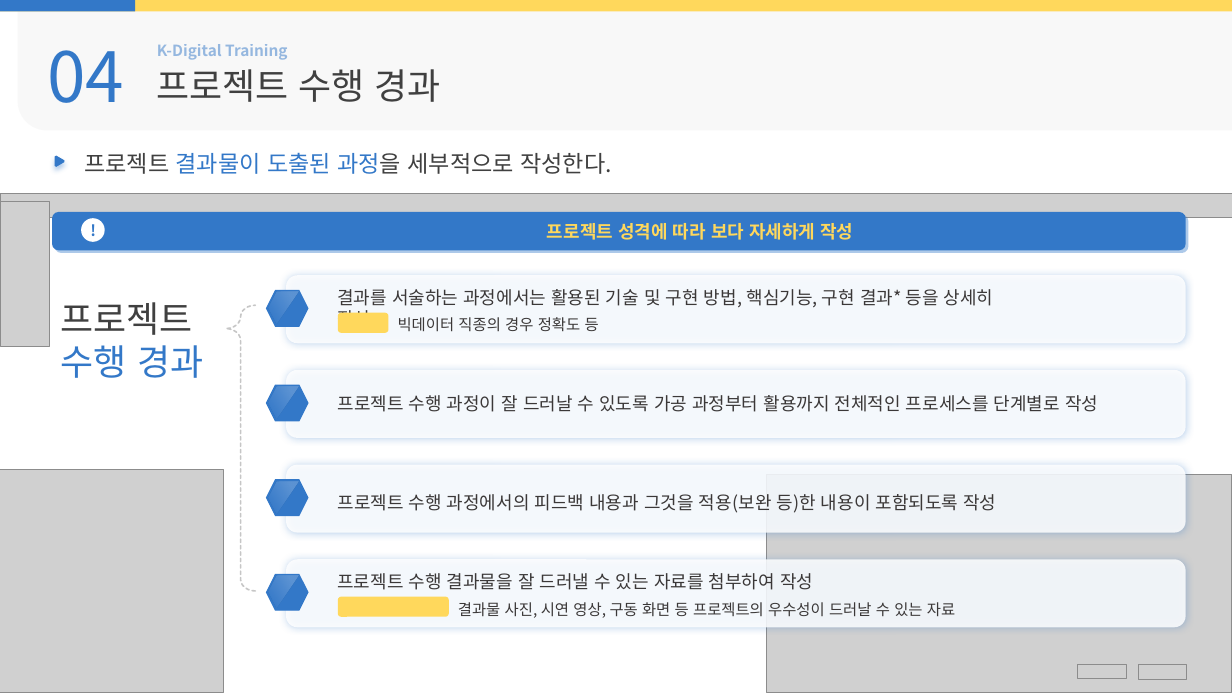
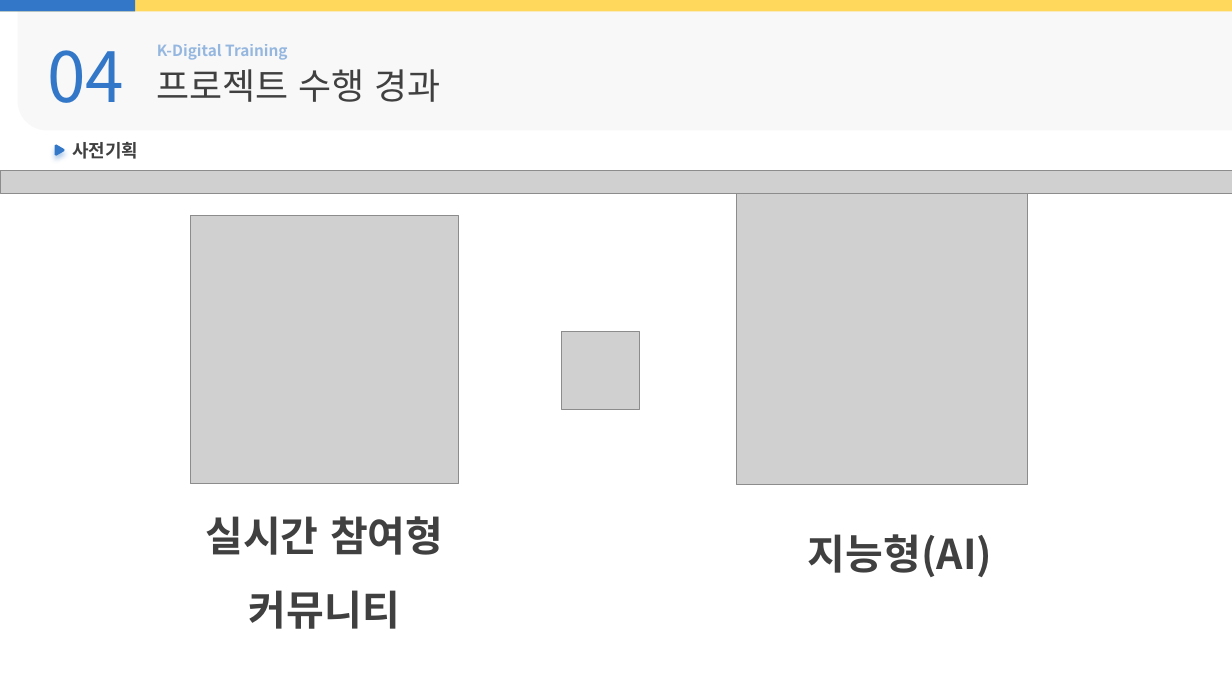
Before and after one commit to ekaxoddltka-source/flaskproject, a slide deck: slide 6 of html변환전/ppt/01.중간발표양식.pptx. Drawn at 1232x693 pixels with LibreOffice and Linux fonts; fonts in the diff are those of the drawing; grey boxes stand for pictures; background and template pictures are left out. Boxes give left, top, right and bottom in pixels: in the first picture for what was removed or moved away, otherwise in the second. Text is boxed around its words. In the diff, an @@ line names an element or a change of style, - is before the commit and + after.

Commit message:
ppt 작성중

```diff
--- a/html변환전/ppt/01.중간발표양식.pptx
+++ b/html변환전/ppt/01.중간발표양식.pptx
@@ freeform shape: place and size @@
-freeform shape at [55, 155, 65, 166]
+freeform shape at [55, 144, 65, 155]
@@ text added at [72, 142, 138, 159], 14 pt, text #404040, bold @@
+사전기획
@@ picture: place and size @@
-picture at [0, 194, 1232, 218]
+picture at [0, 170, 1232, 194]
@@ text removed at [84, 152, 611, 174] @@
-프로젝트 결과물이 도출된 과정을 세부적으로 작성한다.
@@ picture removed at [0, 201, 49, 347] @@
@@ picture added at [737, 194, 1028, 485] @@
@@ group removed at [52, 153, 1186, 250]: 2 texts, 1 rounded rectangle, 1 ellipse @@
-이어지는 예시는 하나의 사례로 간단하게 제시한 것이므로 프로젝트 성격에 따라 보다 자세하게 작성
-!
@@ picture added at [190, 215, 458, 483] @@
@@ text removed at [61, 302, 203, 378] @@
-프로젝트
-수행 경과
@@ left brace removed at [226, 305, 255, 591] @@
@@ group removed at [266, 275, 1187, 344]: 3 texts, 2 rounded rectangles, 1 hexagon, 1 freeform shape @@
-결과를 서술하는 과정에서는 활용된 기술 및 구현 방법, 핵심기능, 구현 결과* 등을 상세히 작성
-빅데이터 직종의 경우 정확도 등
-1
-예시
@@ picture added at [562, 332, 640, 409] @@
@@ group removed at [266, 370, 1187, 438]: 2 texts, 1 rounded rectangle, 1 hexagon, 1 freeform shape @@
-2
-프로젝트 수행 과정이 잘 드러날 수 있도록 가공 과정부터 활용까지 전체적인 프로세스를 단계별로 작성
@@ picture removed at [0, 470, 223, 693] @@
@@ picture removed at [767, 475, 1232, 693] @@
@@ group removed at [266, 465, 1187, 533]: 2 texts, 1 rounded rectangle, 1 hexagon, 1 freeform shape @@
-3
-프로젝트 수행 과정에서의 피드백 내용과 그것을 적용(보완 등)한 내용이 포함되도록 작성
@@ text added at [205, 516, 443, 629], 32 pt, text #404040, bold @@
+실시간 참여형
+커뮤니티
@@ text added at [808, 534, 992, 577], 32 pt, text #404040, bold @@
+지능형(AI)
@@ group removed at [266, 559, 1187, 628]: 3 texts, 2 rounded rectangles, 1 hexagon, 1 freeform shape @@
-4
-프로젝트 수행 결과물을 잘 드러낼 수 있는 자료를 첨부하여 작성
-결과물 사진, 시연 영상, 구동 화면 등 프로젝트의 우수성이 드러날 수 있는 자료
-첨부 자료 예시
@@ picture removed at [1079, 665, 1127, 679] @@
@@ picture removed at [1139, 665, 1187, 679] @@
```
Also in this commit, not shown: 4 other slides changed, 1 slide added, 1 other file.
